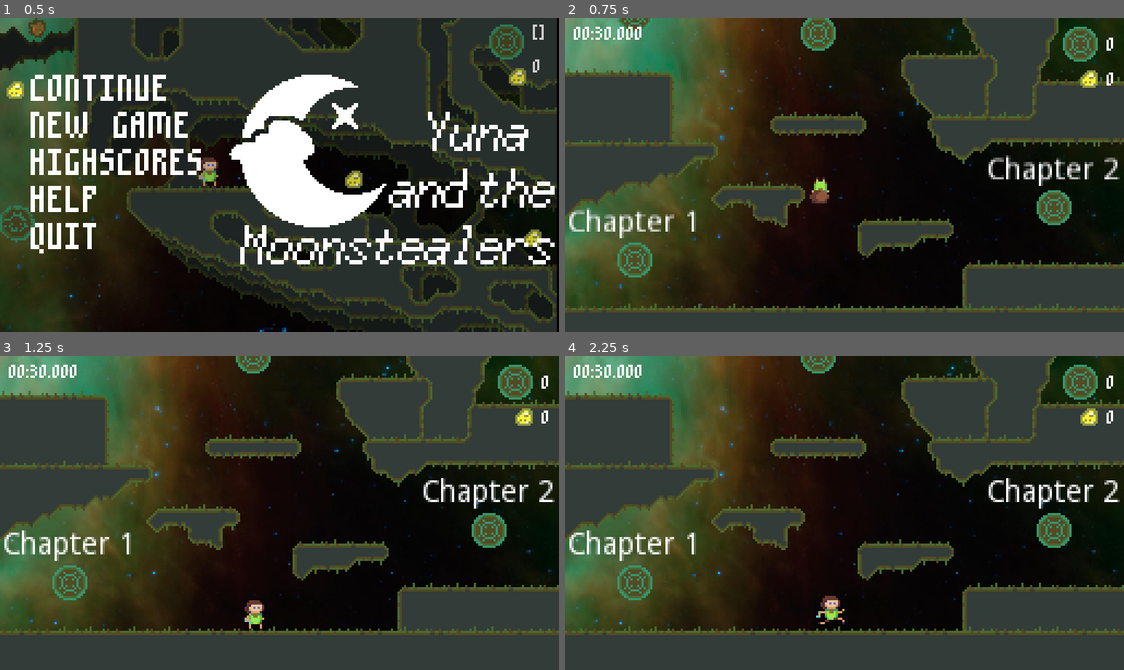
Above: before the commit, frames 1-4 (two rows, left to right).
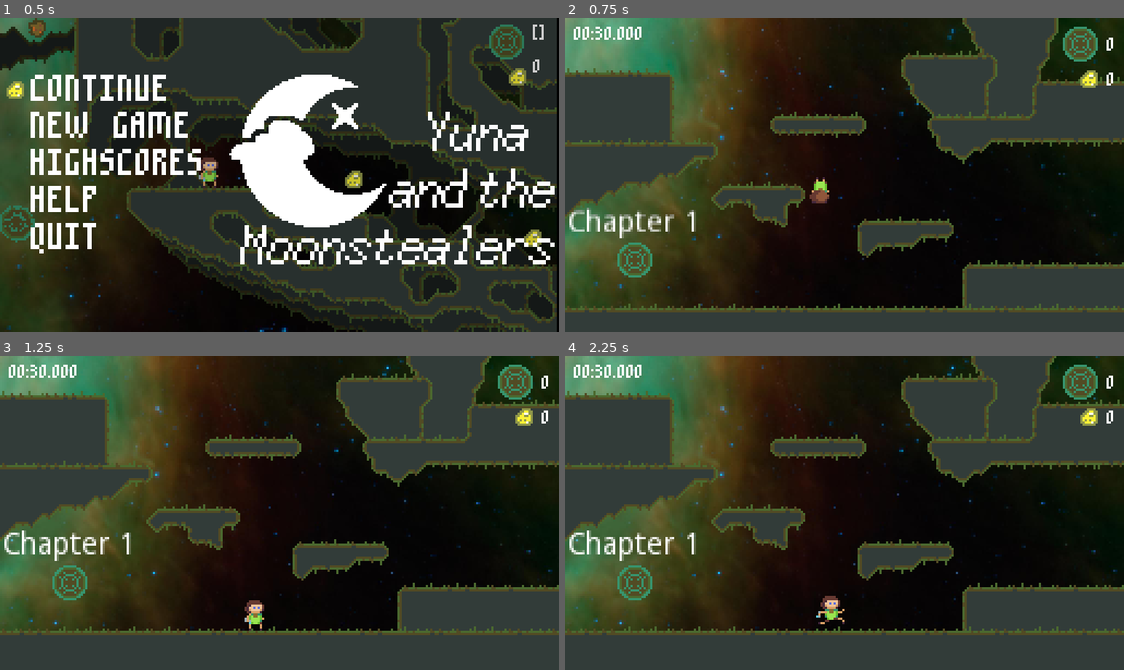
Above: after the commit, the same moments.

Repository: markopolojorgensen/github-gameoff-2020
Game: Godot game, scene res://game.tscn
Two runs of this game, one before a commit and one after it. Both use one fixed random seed, a clock stepped at 60 frames per second and the inputs below. The engine's default icon, where the game draws it, is replaced by a stand-in: a white triangle on a blue panel in a dark square. Sound files missing from this copy of the repository are replaced by a short silence.
Inputs (mouse positions are in pixels of both pictures, inside the frame that each line leads up to):
- Up to frame 1 (0.5 s): no input
- Up to frame 2 (0.75 s): tap Enter (ui_accept) at 0.5 s; drag from (581, 90) to (900, 105) at 0.52 s
- Up to frame 3 (1.25 s): no input
- Up to frame 4 (2.25 s): drag from (732, 528) to (632, 582) at 1.27 s; tap Enter (ui_accept) at 2 s; move the mouse to (900, 443) at 2.02 s; hold Right (ui_right) from 2.03 s (still down); hold Ctrl (player_hold_item) from 2.03 s (still down)

Frame 1 is identical in both runs. In frame 2, 2.0% of the frame differs, in the area x 9-100%, y 0-66%; in frame 3, 1.6%; in frame 4, 1.6%.

Commit message:
level select only shows levels you've gotten to

Diff:
--- a/level_manager.gd
+++ b/level_manager.gd
@@ -19,7 +19,7 @@
 ]
 
 var current_level_index
-var max_level_index = 1
+var max_level_index = 0
 var current_level
 var plunger_plunged = false
 var start_time
--- a/levels/level_select/level_selector.gd
+++ b/levels/level_select/level_selector.gd
@@ -6,7 +6,17 @@
 
 func _ready():
 	$label.text = level_name
+	update_visibility()
+
+func update_visibility():
+	if global.level_manager.max_level_index >= (level_to_load):
+		show()
+		$trigger/collision_shape_2d.disabled = false
+	else:
+		hide()
+		$trigger/collision_shape_2d.disabled = true
 
 func _on_trigger_body_entered(_body):
-	global.level_manager.current_level_index = level_to_load
-	global.level_manager.load_level()
+	if visible:
+		global.level_manager.current_level_index = level_to_load
+		global.level_manager.load_level()
Not shown, changed: notes/marks_notes.txt
